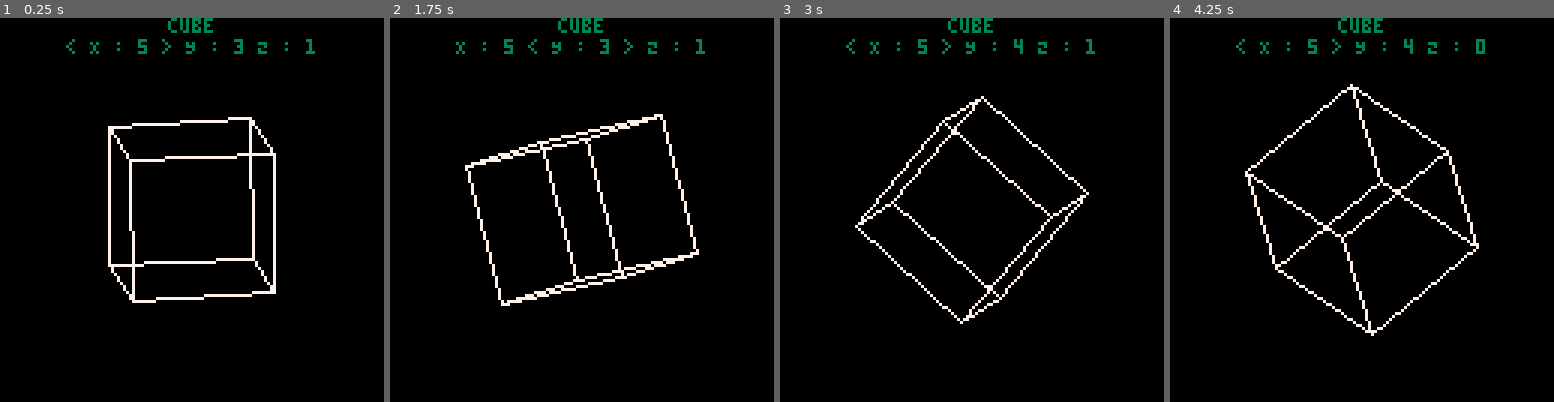
Above: before the commit, frames 1-4 (left to right).
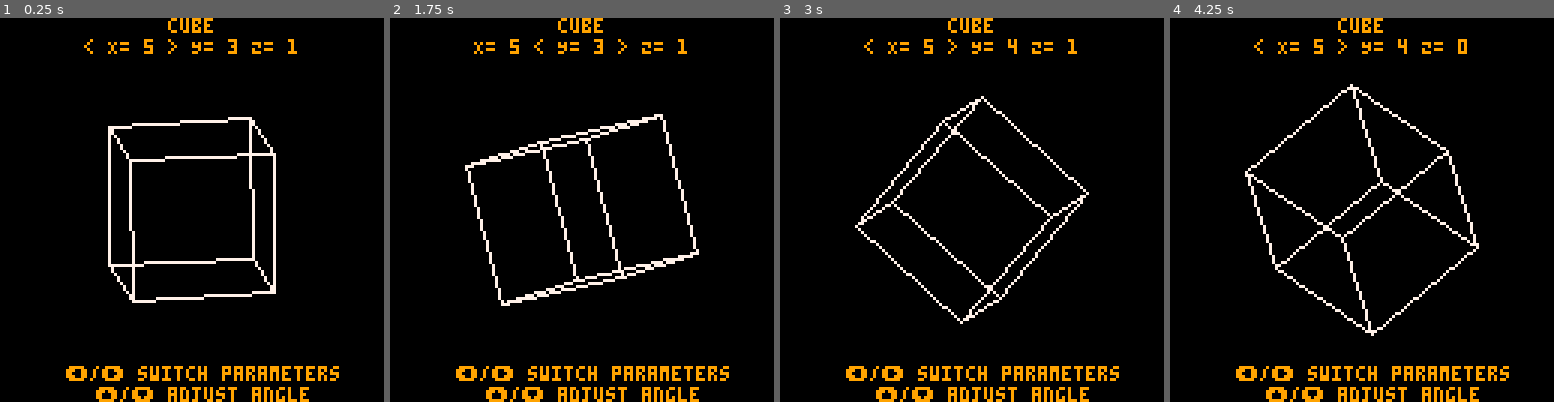
Above: after the commit, the same moments.

Repository: kakardo/Pico-8
Game: PICO-8 cartridge game carts/02 platonic solids viewer/platonic_solids_viewer.p8
Two runs of this game, one before a commit and one after it. Both use one fixed random seed, a clock stepped at 60 frames per second and the inputs below.
Inputs:
- Up to frame 1 (0.25 s): no input
- Up to frame 2 (1.75 s): hold Right from 1.6 s (still down)
- Up to frame 3 (3 s): release Right at 2.1 s; hold Up 2.15-2.42 s; hold Right from 2.47 s (still down)
- Up to frame 4 (4.25 s): release Right at 3.03 s; hold Left 3.08-3.58 s; hold Down 3.63-3.97 s; hold Right from 4.02 s (still down)

The runs differ from the first frame. In frame 1, 3.3% of the frame differs, in the area x 17-89%, y 0-100%; in frame 2, 3.3%; in frame 3, 3.3%; in frame 4, 3.4%.

Commit message:
Control instructions at the bottom.

Diff:
--- a/game carts/02 platonic solids viewer/main.lua
+++ b/game carts/02 platonic solids viewer/main.lua
@@ -143,9 +143,9 @@
 	end
 
 
-	text_x = "X : "..ceil(angle_x_step * 1000)
-	text_y = "Y : "..ceil(angle_y_step * 1000)
-	text_z = "Z : "..ceil(angle_z_step * 1000)
+	text_x = "X= "..ceil(angle_x_step * 1000)
+	text_y = "Y= "..ceil(angle_y_step * 1000)
+	text_z = "Z= "..ceil(angle_z_step * 1000)
 
 	if selected == 0 then
 		text_x = "< "..text_x.." >"
@@ -157,11 +157,19 @@
 
 	solid = "cube"
 	solid_centered = 64 - #solid * 2
-	print(solid, solid_centered, 0, 3)
+	print(solid, solid_centered, 0, 9)
 
 	angle_text = text_x.." "..text_y.." "..text_z
 	angle_centered = 64 - #angle_text * 2
-	print(angle_text, angle_centered, 7, 3)
+	print(angle_text, angle_centered, 7, 9)
+
+	param_text = "⬅️/➡️ switch parameters"
+	param_text_centered = 64 - #param_text * 2
+	print(param_text, param_text_centered, 116, 9)
+
+	info_text = "⬆️/⬇️ adjust angle"
+	info_text_centered = 64 - #info_text * 2
+	print(info_text, info_text_centered, 123, 9)
 end
 
 -- LAST_LINE_MAIN_LUA
